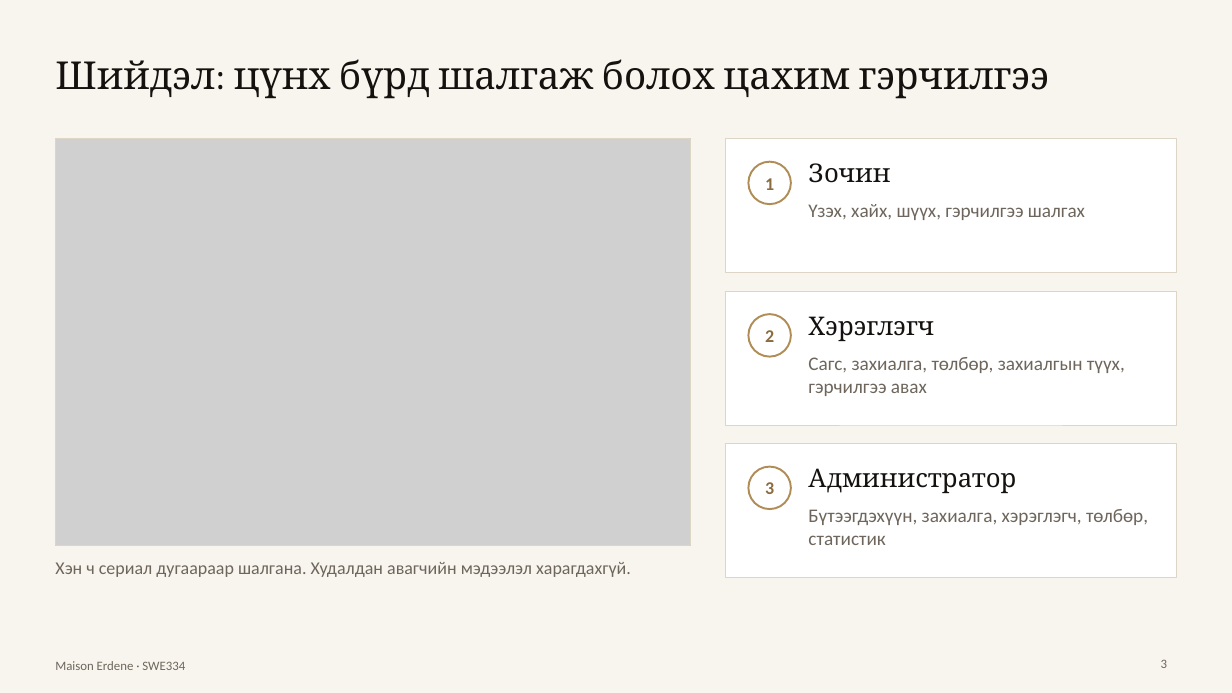
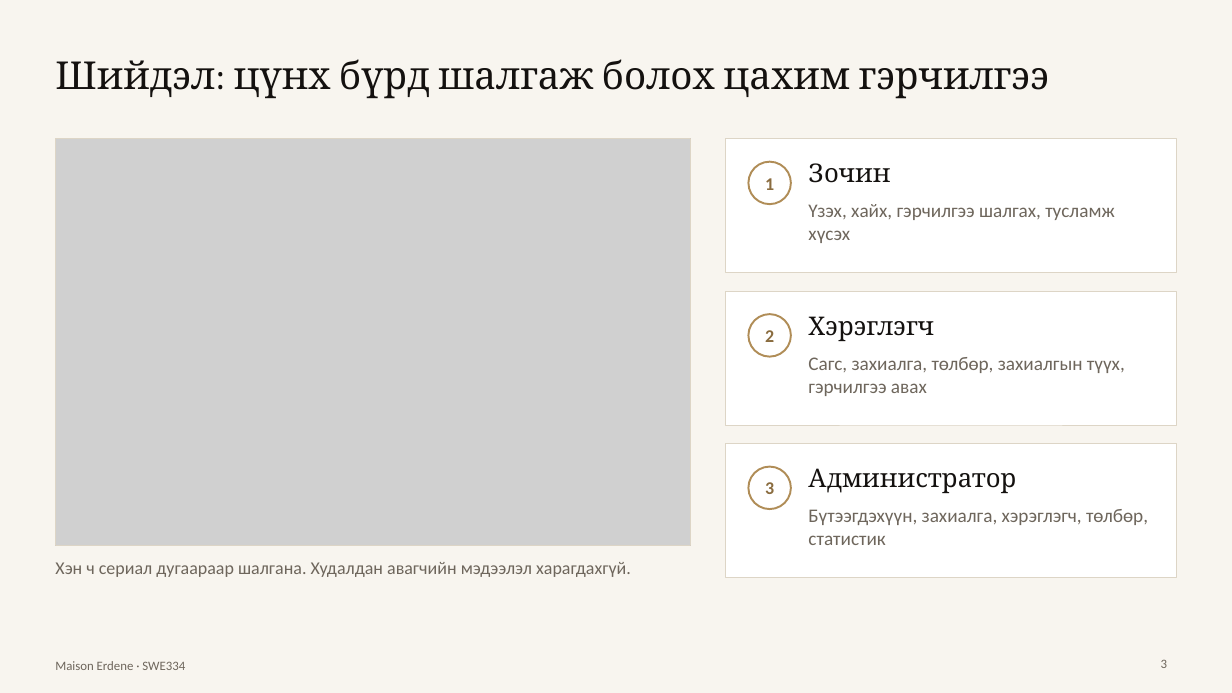
Before and after one commit to bilguunbbe1-cmyk/maison-erdene, a slide deck: slide 3 of docs/presentation/Maison_Erdene_Hamgaalalt1.pptx. Drawn at 1232x693 pixels with LibreOffice and Linux fonts; fonts in the diff are those of the drawing; grey boxes stand for pictures. Boxes give left, top, right and bottom in pixels: in the first picture for what was removed or moved away, otherwise in the second. Text is boxed around its words. In the diff, an @@ line names an element or a change of style, - is before the commit and + after.

```diff
--- a/docs/presentation/Maison_Erdene_Hamgaalalt1.pptx
+++ b/docs/presentation/Maison_Erdene_Hamgaalalt1.pptx
@@ text at (808, 204, 1114, 243): text changed @@
-Үзэх, хайх, шүүх, гэрчилгээ шалгах
+Үзэх, хайх, гэрчилгээ шалгах, тусламж хүсэх
```
Also in this commit, not shown: 3 other slides changed, 1 other file.
